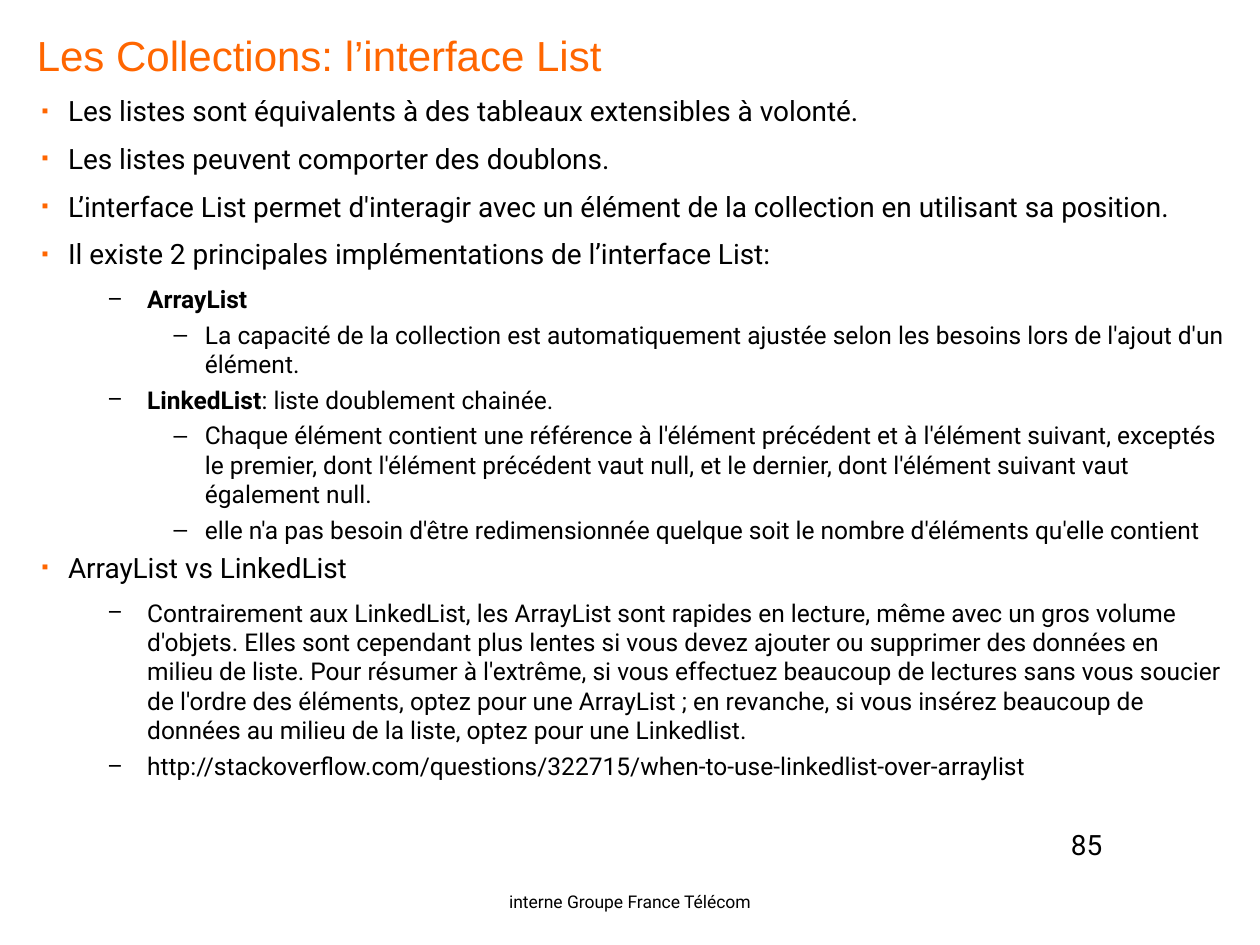
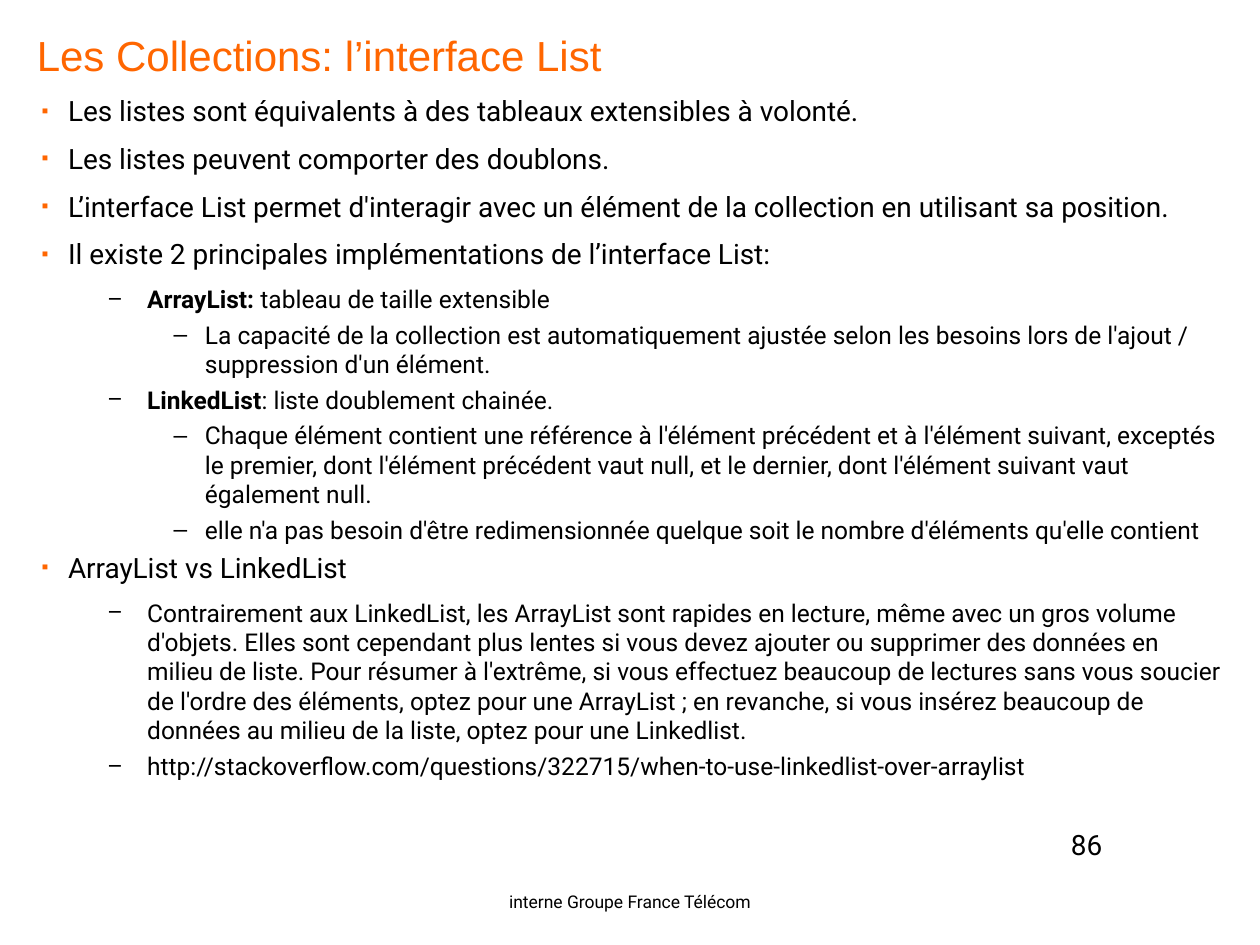
Before and after one commit to yplo6403/formationjava, a slide deck: slide 86 of doc/Java-OL1.pptx (slide 85 before the commit). Drawn at 1260x945 pixels with LibreOffice and Linux fonts; fonts in the diff are those of the drawing; background and template pictures are left out. Boxes give left, top, right and bottom in pixels: in the first picture for what was removed or moved away, otherwise in the second. Text is boxed around its words. In the diff, an @@ line names an element or a change of style, - is before the commit and + after.

```diff
--- a/doc/Java-OL1.pptx
+++ b/doc/Java-OL1.pptx
@@ text at bbox=[147, 289, 1171, 378]: text changed @@
-  − ArrayList
-    – La capacité de la collection est automatiquement ajustée selon les besoins lors de l'ajout d'un élément.
+  − ArrayList: tableau de taille extensible
+    – La capacité de la collection est automatiquement ajustée selon les besoins lors de l'ajout / suppression d'un élément.
@@ page number at bbox=[1071, 835, 1102, 856]: text changed @@
-85
+86
```
Also in this commit, not shown: 25 other slides changed, 1 slide added, 1 other file.
